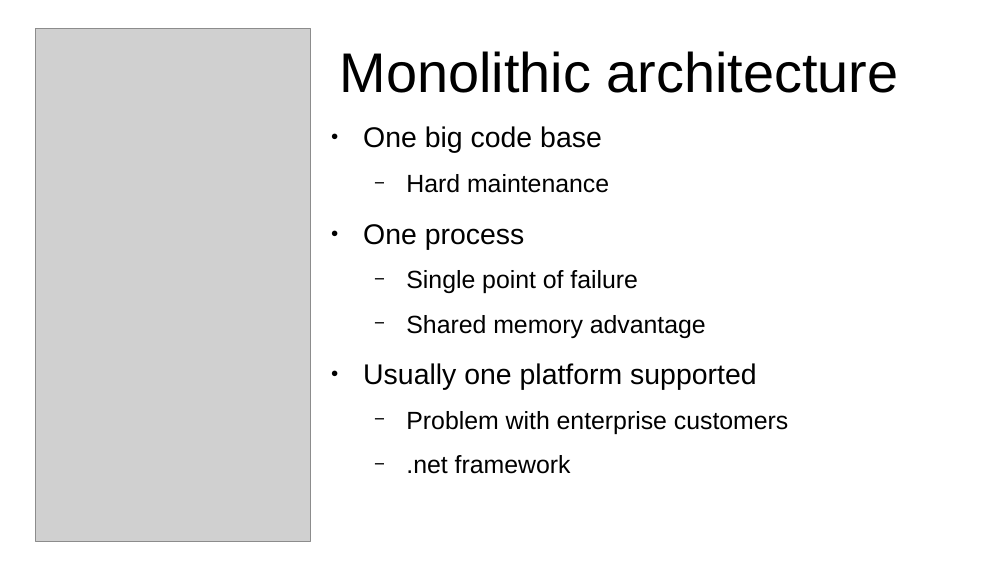
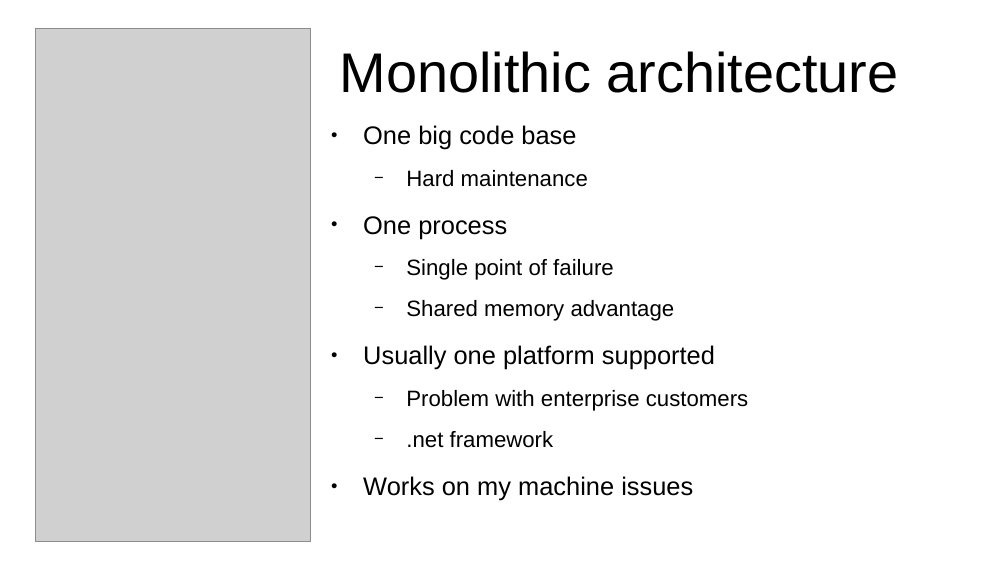
Before and after one commit to mano-cz/OpenshiftPresentation, a slide deck: slide 3 of RawContent.odp. Drawn at 1008x567 pixels with LibreOffice and Linux fonts; fonts in the diff are those of the drawing; grey boxes stand for pictures. Boxes give left, top, right and bottom in pixels: in the first picture for what was removed or moved away, otherwise in the second. Text is boxed around its words. In the diff, an @@ line names an element or a change of style, - is before the commit and + after.

```diff
--- a/RawContent.odp
+++ b/RawContent.odp
@@ text at box(363, 125, 748, 448): size 22.4 to 20 pt in "One big code base", "One process", "Usually one platform supported"; size 19.6 to 17.5 pt in "Hard maintenance", "Single point of failure", "Shared memory advantage", "Problem with enterprise customers" and 1 more places @@
@@ text at box(363, 476, 693, 500): paragraph added @@
+● Works on my machine issues
```
Also in this commit, not shown: 1 other slide changed, 4 slides added, 3 slides removed.
